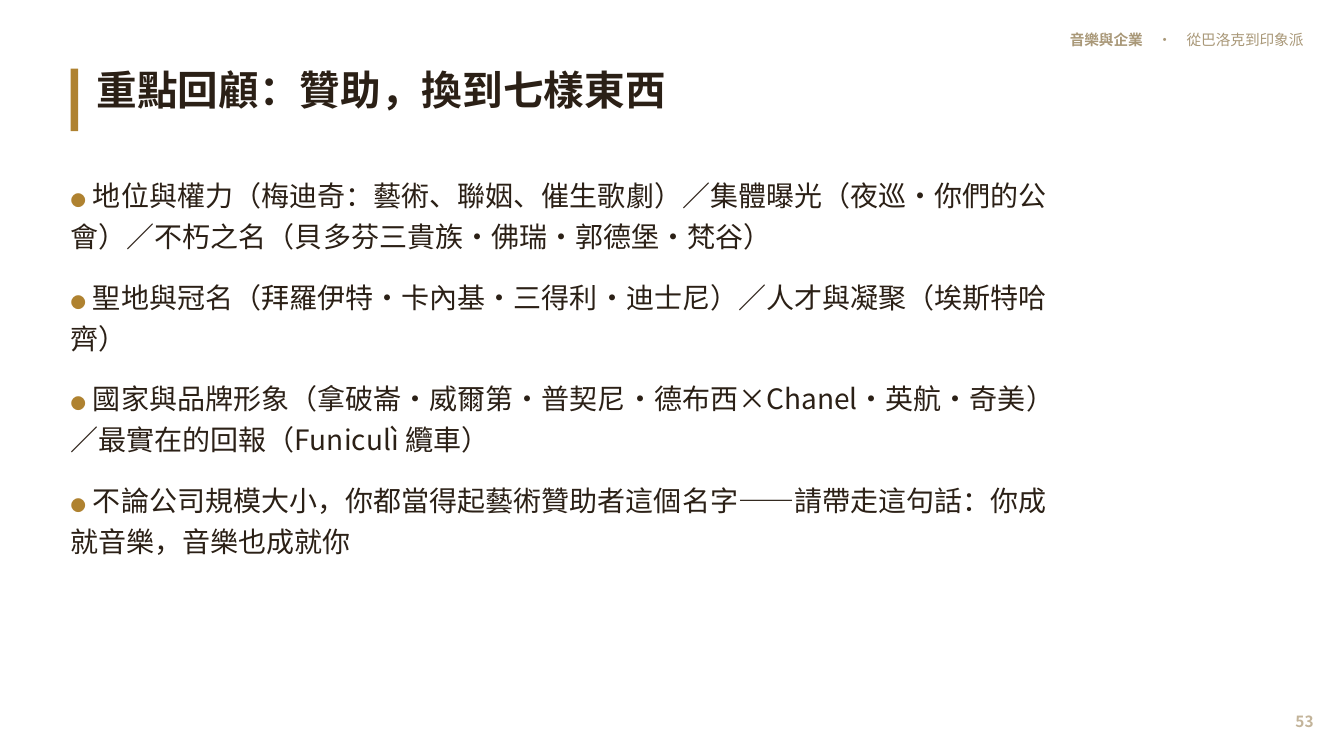
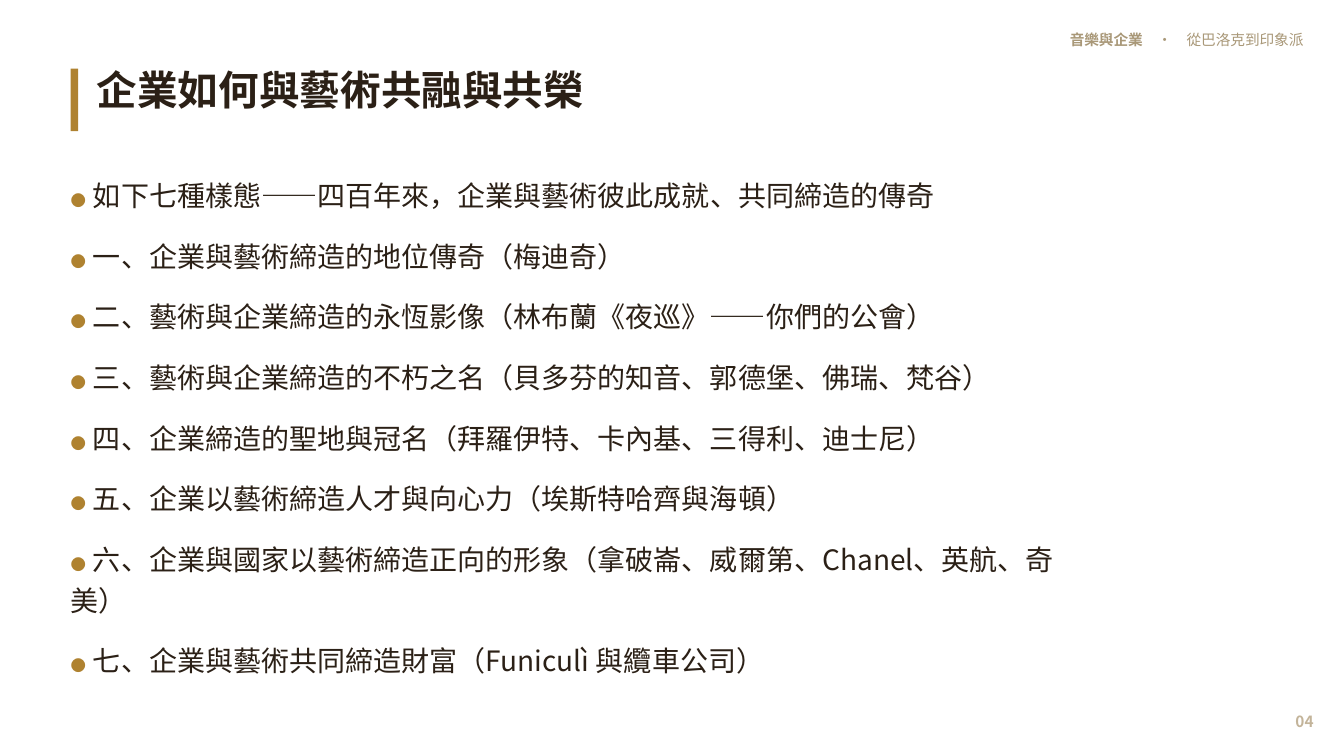
Before and after one commit to kblab2024/music-business-lecture, a slide deck: slide 4 of docs/downloads/音樂與企業-投影片.pptx (slide 53 before the commit). Drawn at 1344x756 pixels with LibreOffice and Linux fonts; fonts in the diff are those of the drawing. Boxes give left, top, right and bottom in pixels: in the first picture for what was removed or moved away, otherwise in the second. Text is boxed around its words. In the diff, an @@ line names an element or a change of style, - is before the commit and + after.

```diff
--- a/docs/downloads/音樂與企業-投影片.pptx
+++ b/docs/downloads/音樂與企業-投影片.pptx
@@ text at [97,70,584,109]: text changed @@
-重點回顧：贊助，換到七樣東西
+企業如何與藝術共融與共榮
@@ text at [71,182,1054,674]: text changed @@
-● 地位與權力（梅迪奇：藝術、聯姻、催生歌劇）／集體曝光（夜巡·你們的公會）／不朽之名（貝多芬三貴族·佛瑞·郭德堡·梵谷）
-● 聖地與冠名（拜羅伊特·卡內基·三得利·迪士尼）／人才與凝聚（埃斯特哈齊）
-● 國家與品牌形象（拿破崙·威爾第·普契尼·德布西×Chanel·英航·奇美）／最實在的回報（Funiculì 纜車）
-● 不論公司規模大小，你都當得起藝術贊助者這個名字——請帶走這句話：你成就音樂，音樂也成就你
+● 如下七種樣態——四百年來，企業與藝術彼此成就、共同締造的傳奇
+● 一、企業與藝術締造的地位傳奇（梅迪奇）
+● 二、藝術與企業締造的永恆影像（林布蘭《夜巡》——你們的公會）
+● 三、藝術與企業締造的不朽之名（貝多芬的知音、郭德堡、佛瑞、梵谷）
+● 四、企業締造的聖地與冠名（拜羅伊特、卡內基、三得利、迪士尼）
+● 五、企業以藝術締造人才與向心力（埃斯特哈齊與海頓）
+● 六、企業與國家以藝術締造正向的形象（拿破崙、威爾第、Chanel、英航、奇美）
+● 七、企業與藝術共同締造財富（Funiculì 與纜車公司）
@@ text at [1295,715,1313,727]: text changed @@
-53
+04
```
Also in this commit, not shown: 52 other slides changed, 3 slides added, 4 slides removed, 9 other files.
